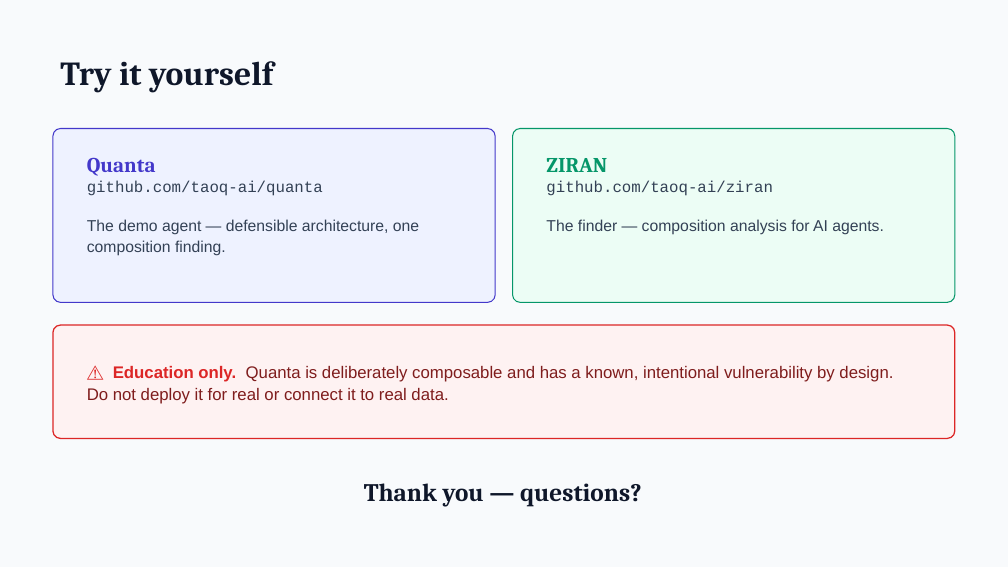
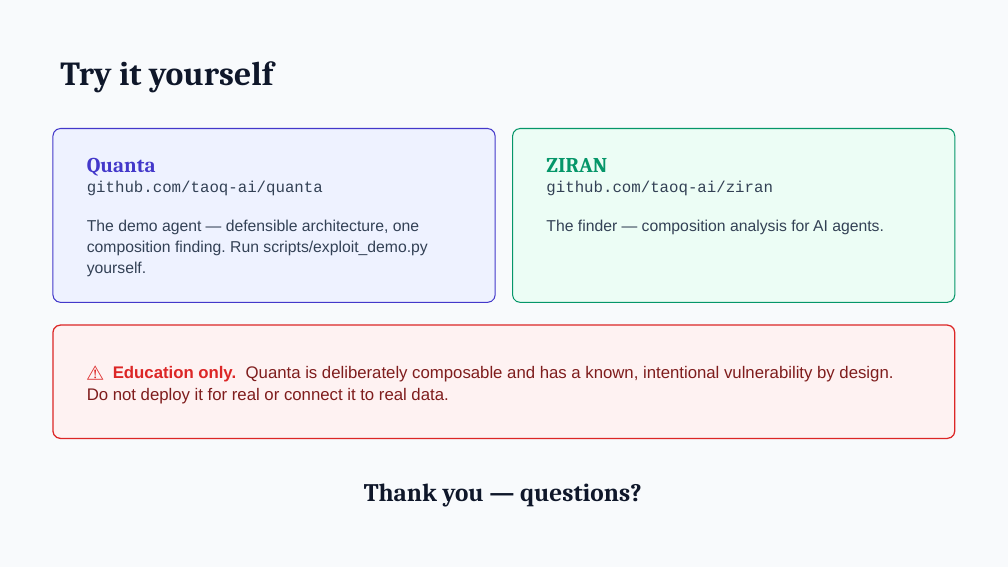
Before and after one commit to taoq-ai/quanta, a slide deck: slide 26 of talk/quanta-talk.pptx (slide 25 before the commit). Drawn at 1008x567 pixels with LibreOffice and Linux fonts; fonts in the diff are those of the drawing. Boxes give left, top, right and bottom in pixels: in the first picture for what was removed or moved away, otherwise in the second. Text is boxed around its words. In the diff, an @@ line names an element or a change of style, - is before the commit and + after.

```diff
--- a/talk/quanta-talk.pptx
+++ b/talk/quanta-talk.pptx
@@ text at <box>87,157,427,277</box>: text changed @@
-Quanta
-github.com/taoq-ai/quanta
-The demo agent — defensible architecture, one composition finding.
+Quanta
+github.com/taoq-ai/quanta
+The demo agent — defensible architecture, one composition finding. Run scripts/exploit_demo.py yourself.
```
Also in this commit, not shown: 3 other slides changed, 1 slide added, 12 other files.
